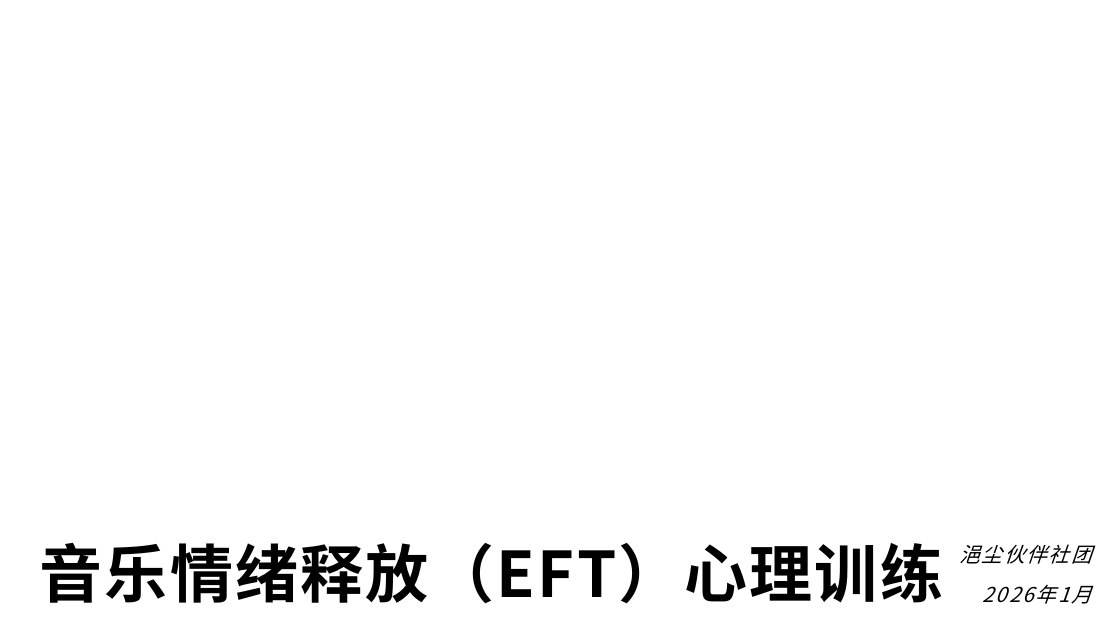
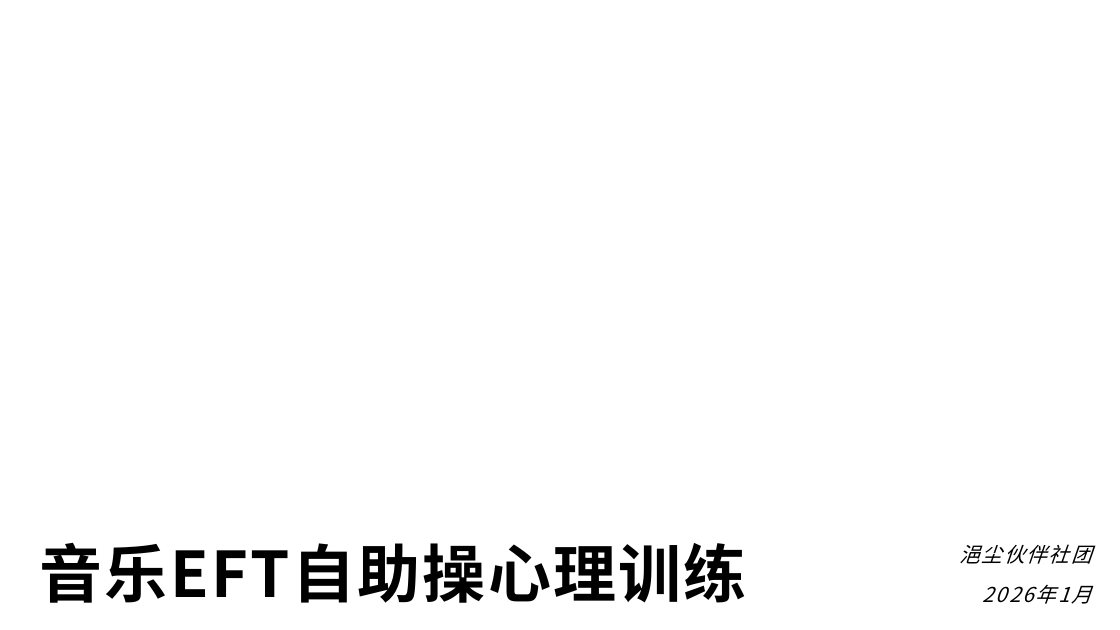
Before and after one commit to panxibei/writing, a slide deck: slide 1 of 44_心理学/28_浥尘伙伴社团原创：音乐治疗/PPT/浥尘伙伴社团原创：情绪释放疗法（EFT）心理训练.pptx. Drawn at 1120x630 pixels with LibreOffice and Linux fonts; fonts in the diff are those of the drawing; background and template pictures are left out. Boxes give left, top, right and bottom in pixels: in the first picture for what was removed or moved away, otherwise in the second. Text is boxed around its words. In the diff, an @@ line names an element or a change of style, - is before the commit and + after.

```diff
--- a/44_心理学/28_浥尘伙伴社团原创：音乐治疗/PPT/浥尘伙伴社团原创：情绪释放疗法（EFT）心理训练.pptx
+++ b/44_心理学/28_浥尘伙伴社团原创：音乐治疗/PPT/浥尘伙伴社团原创：情绪释放疗法（EFT）心理训练.pptx
@@ title at bbox=[39, 542, 746, 603]: text changed @@
-音乐情绪释放（EFT）心理训练
+音乐EFT自助操心理训练
```
Also in this commit, not shown: 8 other slides changed, 2 slides added.
